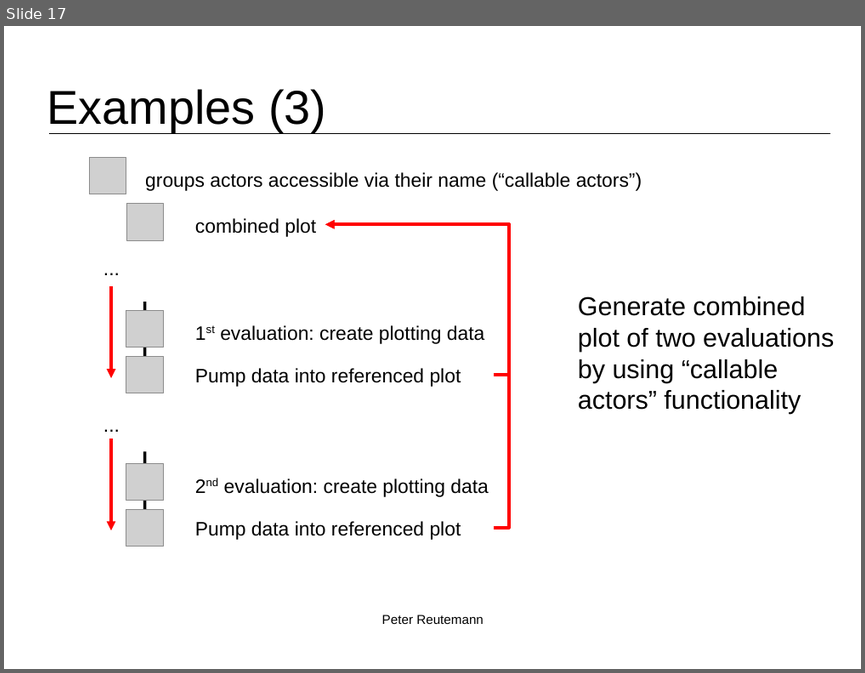
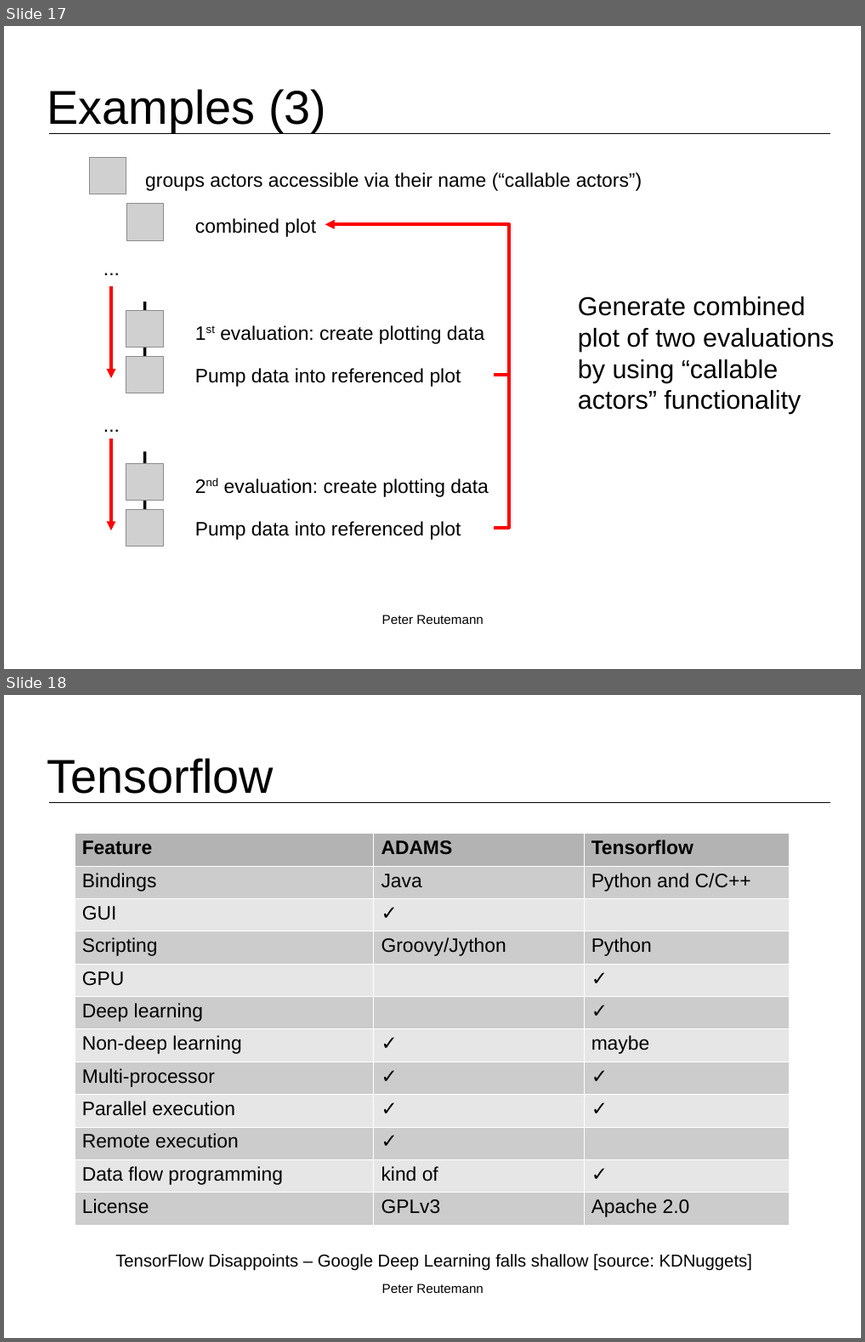
Before and after one commit to fracpete/kuching-2015, a slide deck: 1_intro/kuching2015_intro.odp. Shown one above the other, each under a label of ours: slide 17 before the commit, slides 17 and 18 after it. The pictures are 865x673 and 865x1342 pixels, drawn with LibreOffice and Linux fonts; fonts in the diff are those of the drawing; grey boxes stand for pictures; background and template pictures are left out. Boxes give left, top, right and bottom in pixels: in the first picture for what was removed or moved away, otherwise in the second. Text is boxed around its words. In the diff, an @@ line names an element or a change of style, - is before the commit and + after.

Commit message:
added Tensorflow/ADAMS comparison

```diff
--- a/1_intro/kuching2015_intro.odp
+++ b/1_intro/kuching2015_intro.odp
@@ slide 18 added at (x1=4, y1=695, x2=861, y2=1338), background #FFFFFF; not listed: 1 template element that a slide beside it also shows @@
@@ title added at (x1=46, y1=758, x2=273, y2=794), 44 pt, text #000000 @@
+Tensorflow
@@ table added at (x1=75, y1=834, x2=789, y2=1225), 12 rows, 3 columns @@
+Feature | ADAMS | Tensorflow
+Bindings | Java | Python and C/C++
+GUI | ✓ | 
+Scripting | Groovy/Jython | Python
+GPU |  | ✓
+Deep learning |  | ✓
+Non-deep learning | ✓ | maybe
+Multi-processor | ✓ | ✓
+Parallel execution | ✓ | ✓
+Remote execution | ✓ | 
+Data flow programming | kind of | ✓
+License | GPLv3 | Apache 2.0
@@ text added at (x1=115, y1=1253, x2=752, y2=1270), 16 pt, text #000000 @@
+TensorFlow Disappoints – Google Deep Learning falls shallow [source: KDNuggets]
@@ text added at (x1=382, y1=1283, x2=483, y2=1293), 12 pt, text #000000 @@
+Peter Reutemann
```
